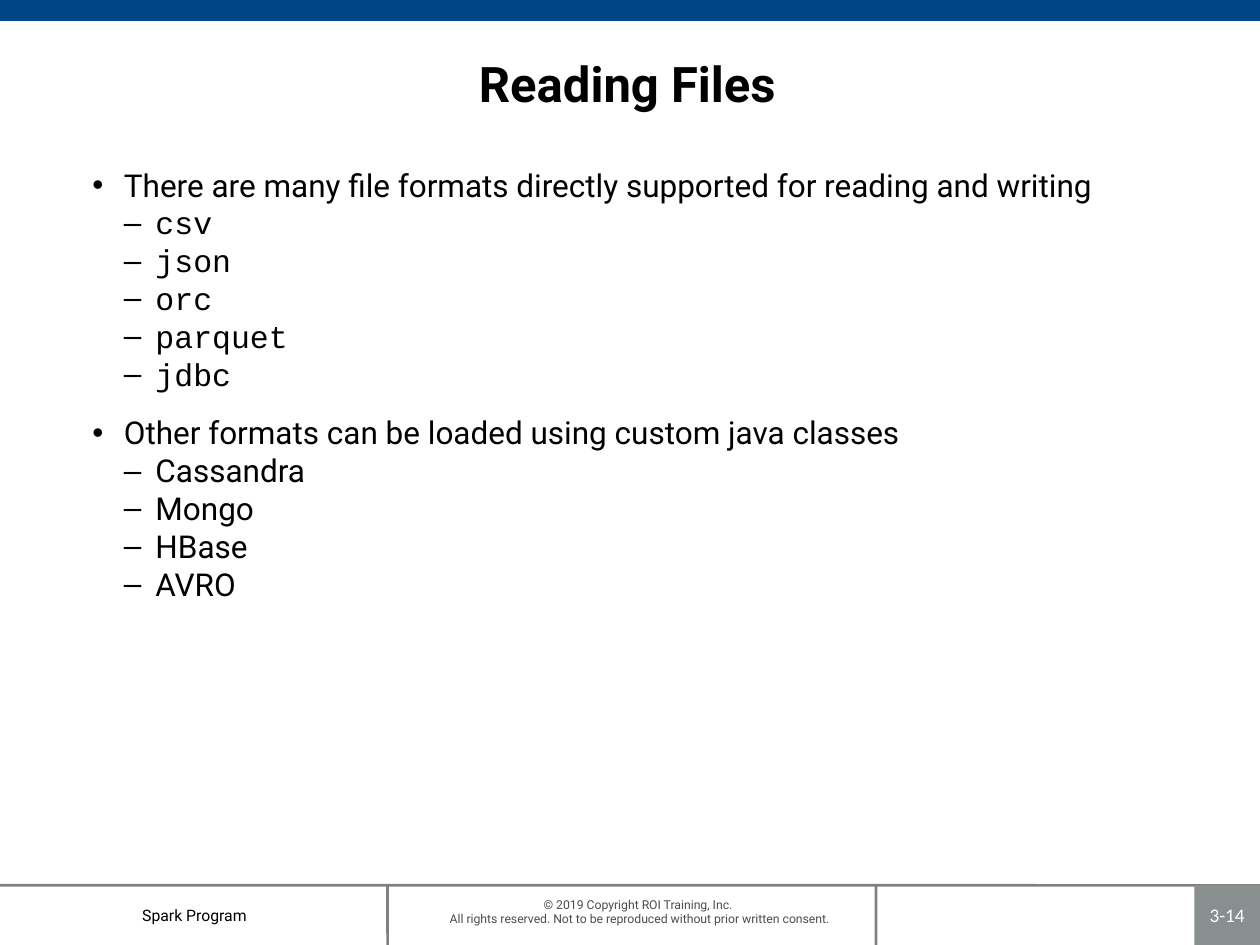
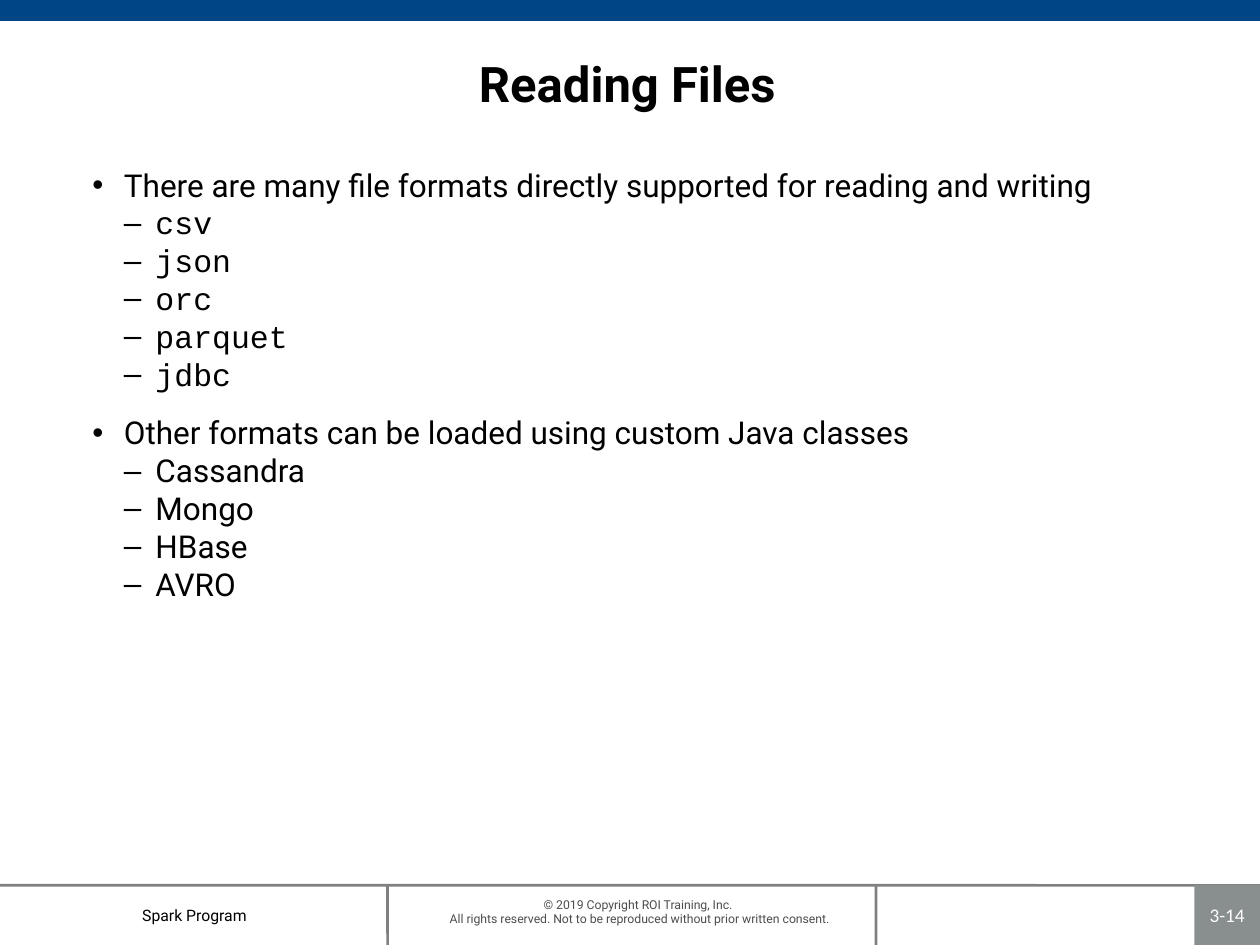
Before and after one commit to roitraining/SparkProgram, a slide deck: slide 14 of Day2/Ch03_DataFrames.pptx. Drawn at 1260x945 pixels with LibreOffice and Linux fonts; fonts in the diff are those of the drawing; background and template pictures are left out. Boxes give left, top, right and bottom in pixels: in the first picture for what was removed or moved away, otherwise in the second. Text is boxed around its words. In the diff, an @@ line names an element or a change of style, - is before the commit and + after.

```diff
--- a/Day2/Ch03_DataFrames.pptx
+++ b/Day2/Ch03_DataFrames.pptx
@@ text at (x1=124, y1=420, x2=909, y2=451): text changed @@
-• Other formats can be loaded using custom java classes
+• Other formats can be loaded using custom Java classes
```
Also in this commit, not shown: 13 other slides changed, 1 other file.
